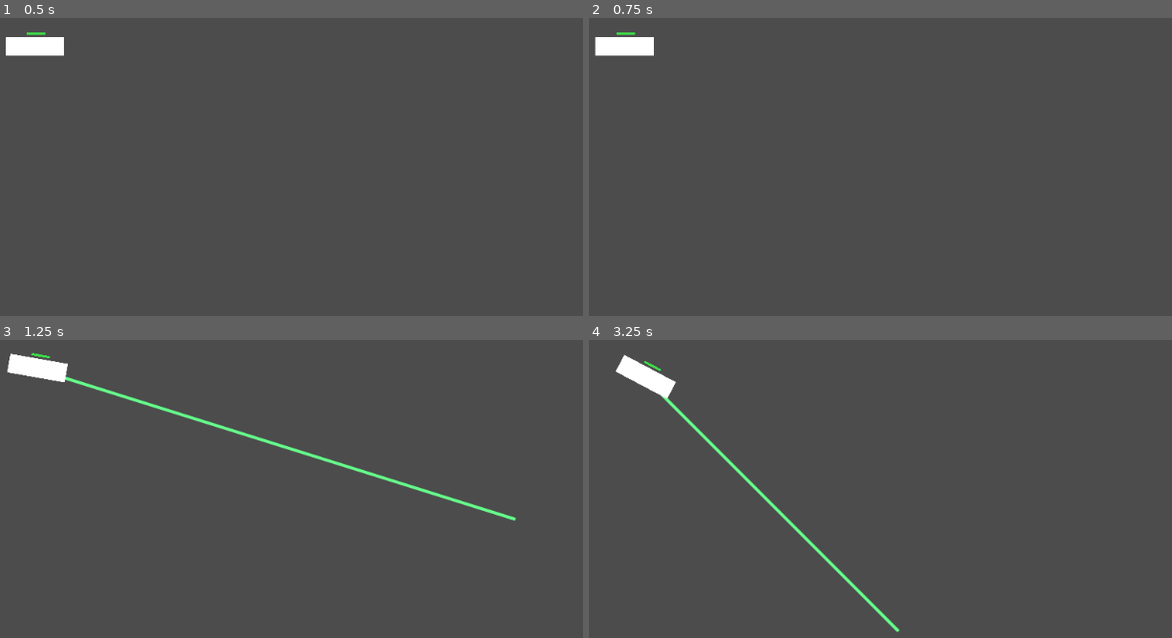
Above: before the commit, frames 1-4 (two rows, left to right).
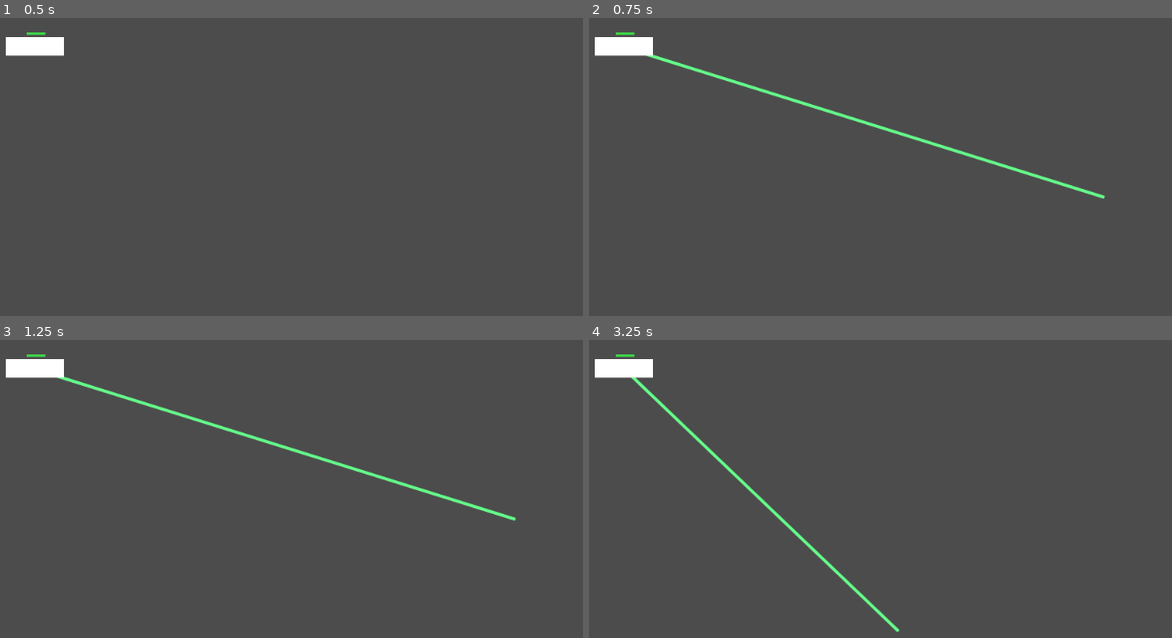
Above: after the commit, the same moments.

Repository: Poultrgeist/better-battleship
Game: Godot game, scene res://Scenes/Game.tscn
Two runs of this game, one before a commit and one after it. Both use one fixed random seed, a clock stepped at 60 frames per second and the inputs below.
Inputs (mouse positions are in pixels of both pictures, inside the frame that each line leads up to):
- Up to frame 1 (0.5 s): no input
- Up to frame 2 (0.75 s): tap Enter (ui_accept) at 0.5 s; move the mouse to (1102, 196) at 0.52 s; click (1102, 196) at 0.67 s
- Up to frame 3 (1.25 s): tap Enter (ui_accept) at 0.77 s
- Up to frame 4 (3.25 s): move the mouse to (781, 563) at 1.27 s; click (781, 563) at 1.42 s; tap Enter (ui_accept) at 1.52, 3.02 s; move the mouse to (1014, 444) at 2.02 s; click (1014, 444) at 2.17 s; move the mouse to (897, 632) at 2.77 s; click (897, 632) at 2.92 s

Frame 1 is identical in both runs. In frame 2, 1.1% of the frame differs, in the area x 0-89%, y 4-61%; in frame 3, 0.7%; in frame 4, 2.0%, in the area x 0-53%, y 4-97%.
Error after the commit: Parse Error: ':' expected at end of line. (res://Scripts/Game.gd:58)

Commit message:
selection in progress

Diff:
--- a/Prefabs/Ship_Test.tscn
+++ b/Prefabs/Ship_Test.tscn
@@ -3,7 +3,7 @@
 [ext_resource path="res://Assets/white_rect.png" type="Texture" id=1]
 [ext_resource path="res://Scripts/Ship.gd" type="Script" id=2]
 [ext_resource path="res://Prefabs/Health.tscn" type="PackedScene" id=3]
-[ext_resource path="res://Prefabs/Target_Line.gd" type="Script" id=4]
+[ext_resource path="res://Scripts/Target_Line.gd" type="Script" id=4]
 
 [node name="Ship1" type="RigidBody2D"]
 position = Vector2( 60.7698, 41.7462 )
--- a/Scripts/Game.gd
+++ b/Scripts/Game.gd
@@ -13,7 +13,7 @@
 signal start_turn
 signal start_sim
 signal end_sim
-
+signal mouse_click(selected_ship)
 
 func _ready():
 	_init_ships()
@@ -54,6 +54,9 @@
 		elif state == SIM:
 			_end_sim()
 
+	if (event is InputEventMouseButton && event.is_pressed() && event.button_index == BUTTON_LEFT):
+		if mouse_pos
+
 func _init_ships():
 	var children : Array = get_children()
 
--- a/Scripts/Ship.gd
+++ b/Scripts/Ship.gd
@@ -12,6 +12,7 @@
 var target_pos : Vector2
 var thrust : Vector2 = Vector2()
 var spin_dir : int = 0
+var selected : bool = false
 enum {INIT, IDLE, MOVING, INVULNERABLE, DEAD}
 var state = INIT
 
Renamed: Prefabs/Target_Line.gd -> Scripts/Target_Line.gd
